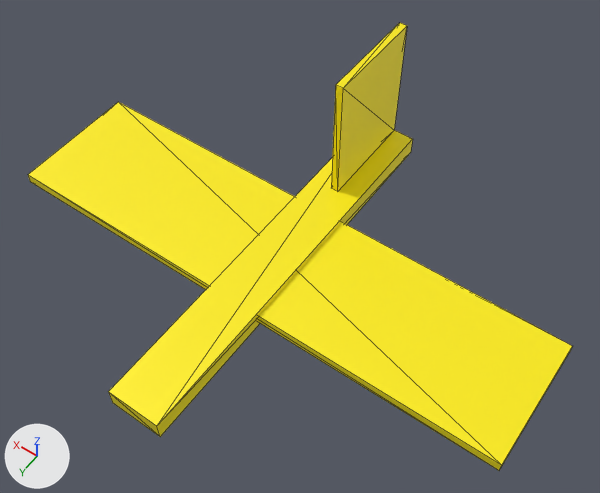
Before and after pictures for a commit that changed the glTF model public/models/plane.glb.
One viewpoint serves both versions: a camera (50 mm lens) standing at (-2.2, 2.82, 4.69) and looking at (-0.23, 0.06, 0.36). Arrows for +X, +Y and +Z are at lower left; the lights stay in place. The older version comes first. Mesh edges are drawn as thin lines. Vertices at exactly the same position are counted once.
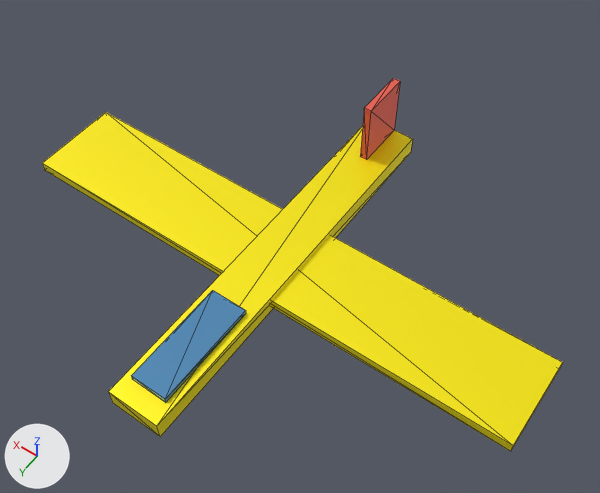
Boxes (x1, y1, x2, y2) around the edits, measured in the pictures (600 x 493 px; the box of a moved part takes in the faces that stretch with it):
'Mesh_0', reshaped (17% shorter)
    before: (28, 23, 572, 470)
    after: (42, 78, 563, 451)
part 1 of me_mesh_0, added (blue)
    after: (131, 290, 246, 402)
part 2 of me_mesh_0, moved or reshaped
    before: (28, 102, 572, 470)
    after: (42, 112, 563, 451)
part 3 of me_mesh_0, moved or reshaped
    before: (331, 23, 407, 191)
    after: (360, 78, 400, 160)
part 4 of me_mesh_0, recoloured (yellow to red)
    before: (331, 23, 407, 191)
    after: (360, 78, 400, 160)

The change in detail:
Material 'fuselage' (mat_fuselage) is new.
Its base color is (1.0, 0.85, 0.0) (yellow #ffed00).
Its metallic is 0.4.
Material 'fin' (mat_fin) is new.
Its base color is (0.85, 0.12, 0.08) (red #ed6150).
Its metallic is 0.1.
Material 'windows' (mat_windows) is new.
Its base color is (0.1, 0.3, 0.55) (blue #5995c4).
Its metallic is 0.4.
Its roughness is 0.25.
me_mesh_0 is used by ob_mesh_0; location (0.0, 0.0, 0.0).
Verts and faces of me_mesh_0; kept vertices keep their numbers, new ones are numbered from 24.
Before the commit, vertices of me_mesh_0: 8 (-2.0, 0.5, -0.04) at pixel (499, 470), 9 (-2.0, 0.5, 0.04) at pixel (501, 465), 10 (2.0, 0.5, 0.04) at pixel (27, 174), 11 (2.0, 0.5, -0.04) at pixel (30, 181), 12 (2.0, -0.5, -0.04).
Before the commit, vertices of me_mesh_0: 13 (2.0, -0.5, 0.04) at pixel (118, 101), 14 (-2.0, -0.5, 0.04) at pixel (572, 345), 15 (-2.0, -0.5, -0.04) at pixel (569, 352).
Before the commit, vertices of me_mesh_0: 16 (-0.03, -0.7, 0.08) at pixel (337, 191), 17 (-0.03, -0.7, 1.08) at pixel (343, 88), 18 (0.03, -0.7, 1.08) at pixel (335, 84), 19 (0.03, -0.7, 0.08) at pixel (331, 188), 21 (0.03, -1.5, 1.08) at pixel (399, 22).
Before the commit, vertices of me_mesh_0: 22 (-0.03, -1.5, 1.08) at pixel (407, 25).
me_mesh_0 had 24 vertices, 36 faces and spanned x -2.0..2.0, y -1.5..1.5, z -0.08..1.08.
me_mesh_0 now has 32 vertices, 48 faces and spans x -2.0..2.0, y -1.5..1.5, z -0.08..0.57.
me_mesh_0 part 1: a new loose piece, a box spanning x -0.14..0.14, y 0.55..1.35, z 0.075..0.115, in mat_windows (blue #5995c4).
Part 2, on me_mesh_0:
Vertices 8 to 11 move by (0.0, -0.15, 0.0).
Vertices 12 to 15 move by (0.0, 0.15, 0.0).
Part 3, on me_mesh_0:
Vertex 16 moves to (-0.03, -1.1, 0.08), pixel (366, 159).
Vertex 19 moves to (0.03, -1.1, 0.08), pixel (360, 156).
Vertex 17 moves to (-0.03, -1.1, 0.57), pixel (371, 111).
Vertex 18 moves to (0.03, -1.1, 0.57), pixel (364, 107).
Vertex 21 moves to (0.03, -1.5, 0.57), pixel (393, 78).
Vertex 22 moves to (-0.03, -1.5, 0.57), pixel (400, 81).
me_mesh_0 part 4: 12 faces spanning x -0.03..0.03, y -1.5..-1.1, z 0.08..0.57 switch from mat_material_0 (yellow #ffed00) to mat_fin (red #ed6150).
me_mesh_0 gains material mat_fuselage (yellow #ffed00).
me_mesh_0 gains material mat_windows (blue #5995c4).
